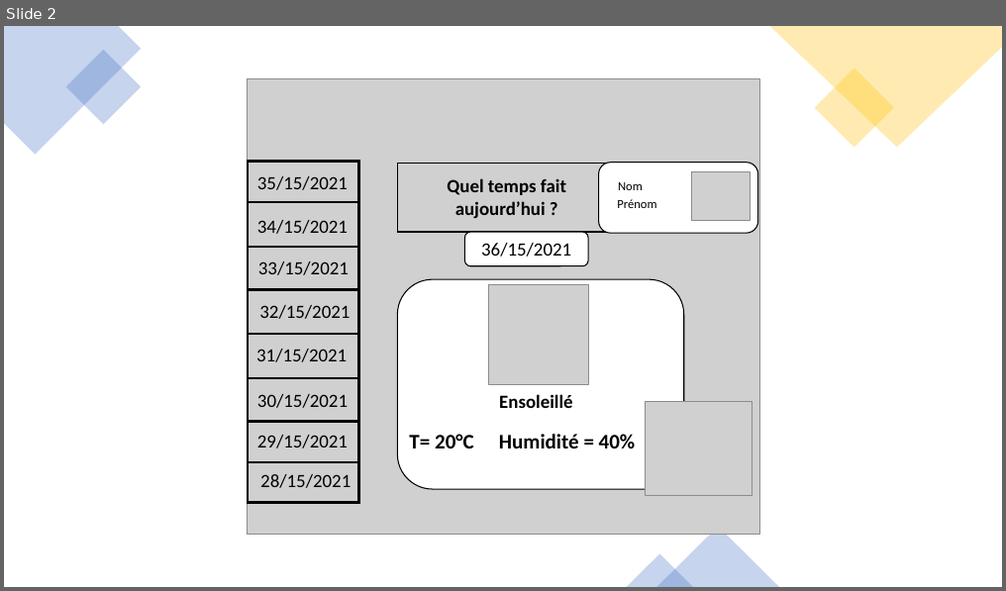
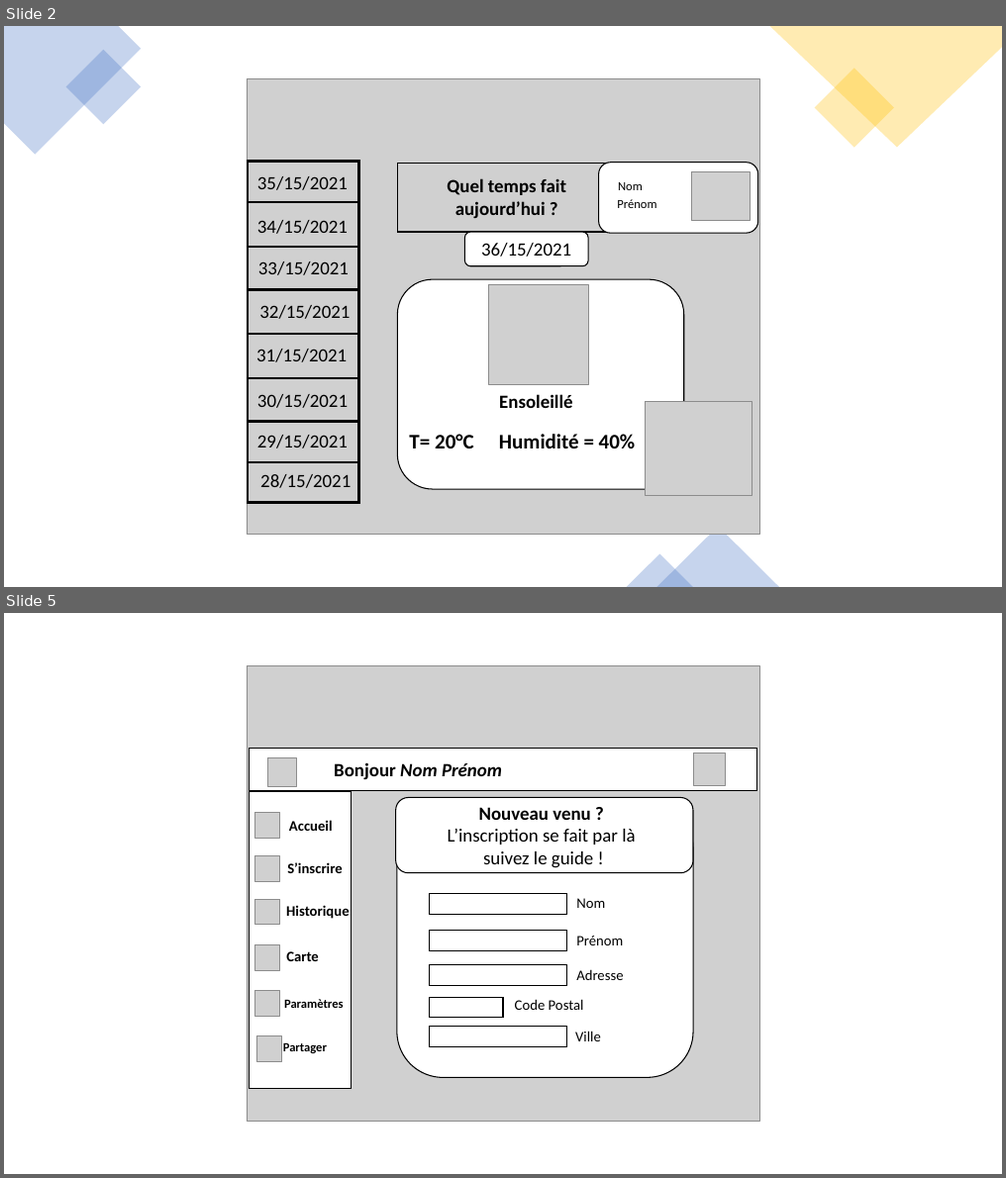
Before and after one commit to kemrode/stationMTO, a slide deck: 01_annexes/Station MTO CESI-DI20.pptx. Shown one above the other, each under a label of ours: slide 2 before the commit, slides 2 and 5 after it; the slides between them are not shown. The pictures are 1006x591 and 1006x1178 pixels, drawn with LibreOffice and Linux fonts; fonts in the diff are those of the drawing; grey boxes stand for pictures. Boxes give left, top, right and bottom in pixels: in the first picture for what was removed or moved away, otherwise in the second. Text is boxed around its words. In the diff, an @@ line names an element or a change of style, - is before the commit and + after.

```diff
--- a/01_annexes/Station MTO CESI-DI20.pptx
+++ b/01_annexes/Station MTO CESI-DI20.pptx
@@ slide 5 added at [4, 613, 1002, 1174], background #FFFFFF @@
@@ picture added at [247, 665, 759, 1121] @@
@@ rectangle added at [249, 748, 757, 791], fill #FFFFFF, outline #000000 1 pt @@
@@ picture added at [267, 759, 296, 786] @@
@@ picture added at [693, 753, 726, 785] @@
@@ text added at [334, 762, 502, 780], 18 pt, text #000000, bold, italic @@
+Bonjour Nom Prénom
@@ rectangle added at [249, 792, 350, 1089], fill #FFFFFF, outline #000000 1 pt @@
@@ picture added at [254, 813, 280, 839] @@
@@ text added at [289, 820, 333, 831], 14 pt, text #000000, bold @@
+Accueil
@@ rounded rectangle added at [395, 798, 693, 873], fill #FFFFFF, outline #000000 1 pt @@
@@ rounded rectangle added at [397, 802, 693, 1078], fill #FFFFFF, outline #000000 1 pt @@
@@ text added at [448, 807, 635, 868], 18 pt, text #000000 @@
+Nouveau venu ?
+L’inscription se fait par là
+suivez le guide !
@@ picture added at [254, 857, 280, 881] @@
@@ text added at [287, 862, 342, 873], 14 pt, text #000000, bold @@
+S’inscrire
@@ picture added at [254, 899, 280, 925] @@
@@ text added at [286, 905, 350, 919], 14 pt, text #000000, bold @@
+Historique
@@ rectangle added at [429, 894, 567, 914], fill #FFFFFF, outline #000000 1 pt @@
@@ text added at [576, 898, 605, 908], 14 pt, text #000000 @@
+Nom
@@ rectangle added at [429, 931, 567, 951], fill #FFFFFF, outline #000000 1 pt @@
@@ text added at [576, 936, 623, 946], 14 pt, text #000000 @@
+Prénom
@@ picture added at [254, 946, 280, 970] @@
@@ text added at [286, 952, 319, 961], 14 pt, text #000000, bold @@
+Carte
@@ rectangle added at [429, 964, 567, 985], fill #FFFFFF, outline #000000 1 pt @@
@@ picture added at [254, 991, 280, 1017] @@
@@ rectangle added at [429, 998, 503, 1018], fill #FFFFFF, outline #000000 1 pt @@
@@ text added at [576, 969, 623, 980], 14 pt, text #000000 @@
+Adresse
@@ text added at [284, 999, 344, 1008], 12 pt, text #000000, bold @@
+Paramètres
@@ rectangle added at [429, 1026, 567, 1047], fill #FFFFFF, outline #000000 1 pt @@
@@ text added at [515, 999, 584, 1010], 14 pt, text #000000 @@
+Code Postal
@@ picture added at [256, 1037, 282, 1062] @@
@@ text added at [283, 1043, 327, 1054], 12 pt, text #000000, bold @@
+Partager
@@ text added at [575, 1031, 601, 1042], 14 pt, text #000000 @@
+Ville
```
Also in this commit, not shown: 2 other slides added, 12 other files.
